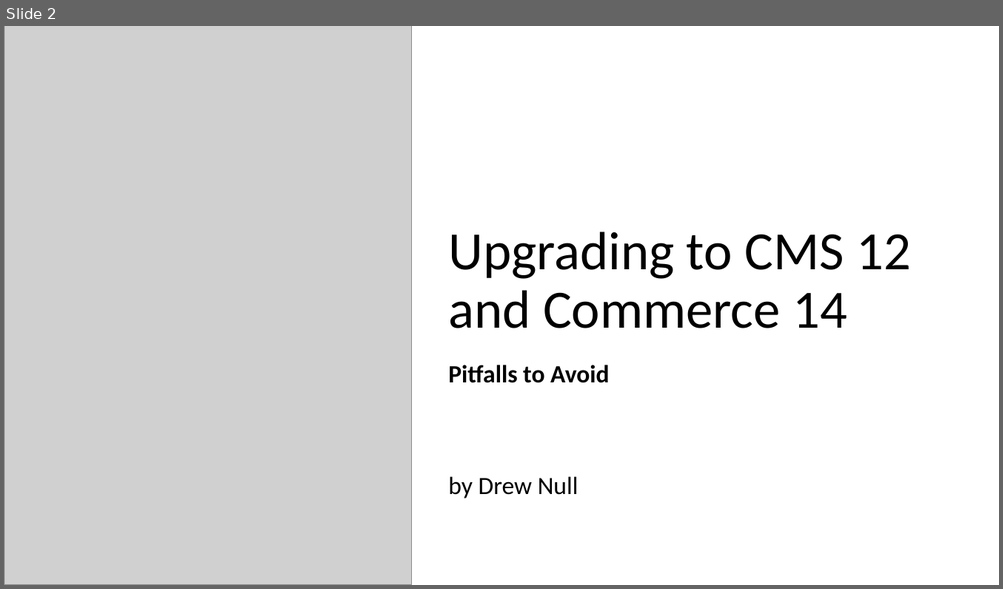
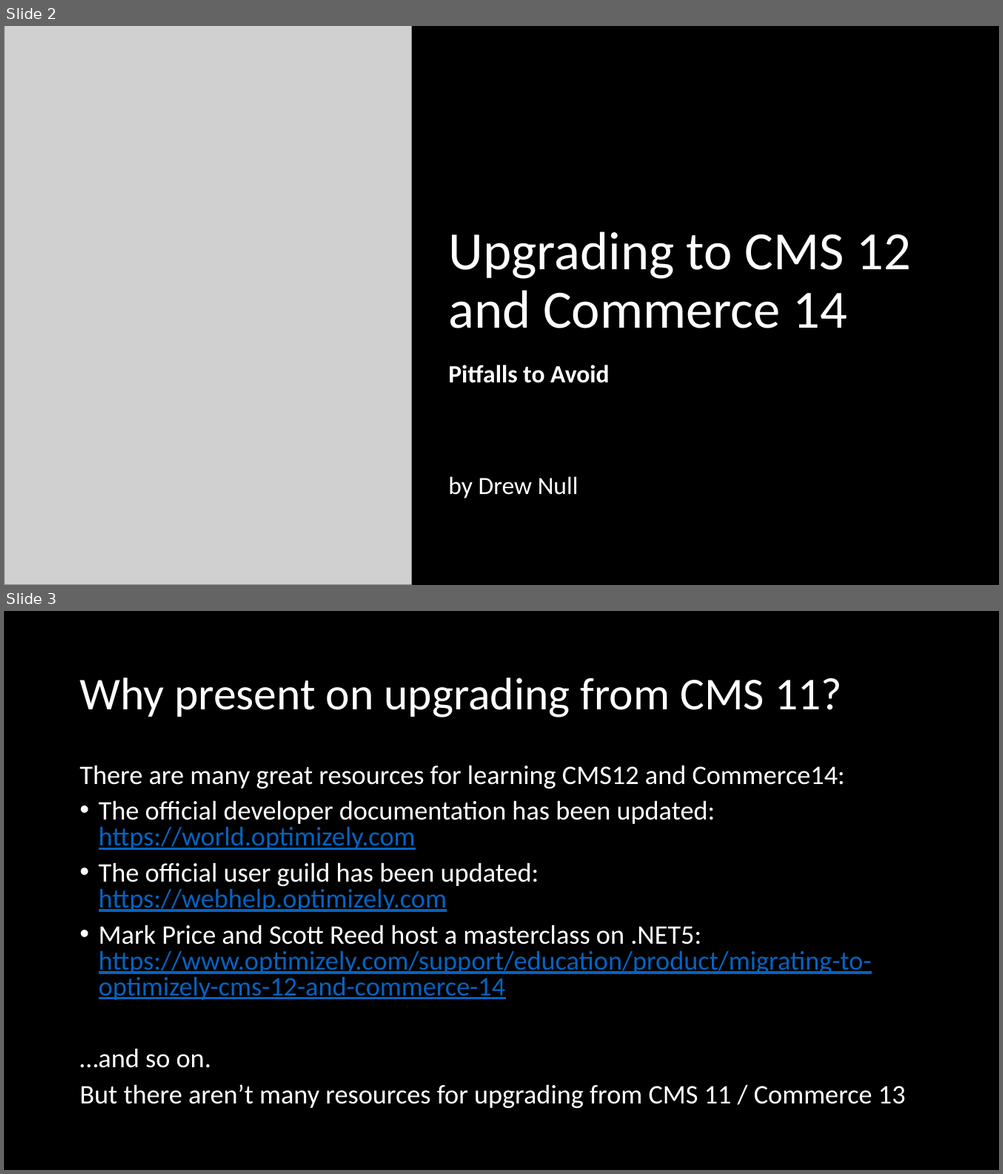
Before and after one commit to DrewNull/optimizely-cms12-upgrade, a slide deck: Presentation--Upgrading-to-CMS-12-and-Commerce-14.pptx. Shown one above the other, each under a label of ours: slide 2 before the commit, slides 2 and 3 after it. The pictures are 1003x589 and 1003x1174 pixels, drawn with LibreOffice and Linux fonts; fonts in the diff are those of the drawing; grey boxes stand for pictures. Boxes give left, top, right and bottom in pixels: in the first picture for what was removed or moved away, otherwise in the second. Text is boxed around its words. In the diff, an @@ line names an element or a change of style, - is before the commit and + after.

```diff
--- a/Presentation--Upgrading-to-CMS-12-and-Commerce-14.pptx
+++ b/Presentation--Upgrading-to-CMS-12-and-Commerce-14.pptx
@@ slide 3 added at box(4, 611, 999, 1170), background #000000 @@
@@ title added at box(79, 678, 842, 718), 44 pt, text #FFFFFF @@
+Why present on upgrading from CMS 11?
@@ text added at box(79, 765, 905, 1109), 25.9 pt, text #FFFFFF @@
+There are many great resources for learning CMS12 and Commerce14:
+• The official developer documentation has been updated:
+  https://world.optimizely.com
+• The official user guild has been updated:
+  https://webhelp.optimizely.com
+• Mark Price and Scott Reed host a masterclass on .NET5:
+  https://www.optimizely.com/support/education/product/migrating-to-optimizely-cms-12-and-commerce-14
+…and so on.
+But there aren’t many resources for upgrading from CMS 11 / Commerce 13
@@ slide 2 changed as well @@
@@ background #FFFFFF to #000000 @@
@@ title "Upgrading to CMS 12 and ..." at box(448, 232, 910, 329): text colour #000000 to #FFFFFF @@
@@ subtitle "Pitfalls to Avoid" at box(448, 365, 609, 499): text colour #000000 to #FFFFFF @@
```
Also in this commit, not shown: 44 other slides changed, 1 other slide added, 2 slides removed, 1 other file.
